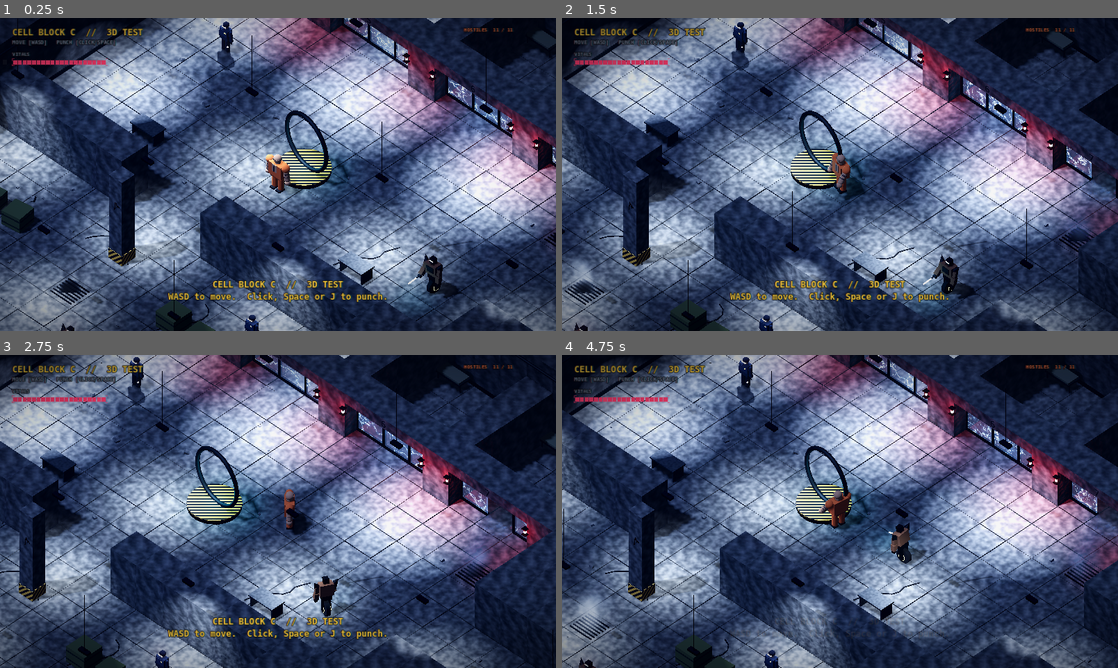
Above: before the commit, frames 1-4 (two rows, left to right).
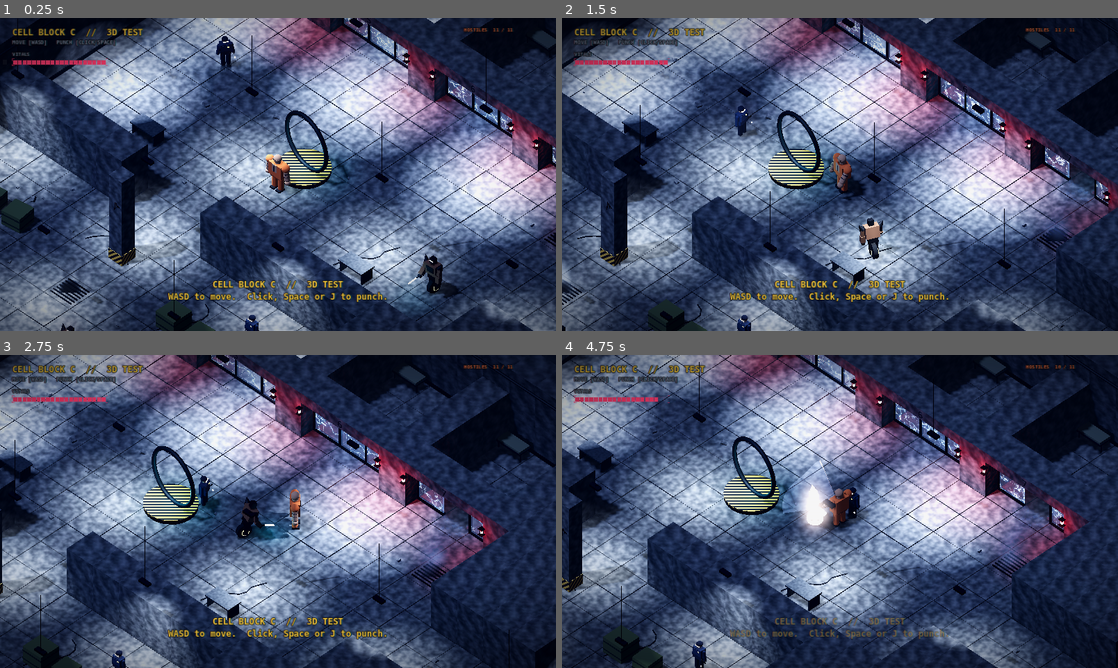
Above: after the commit, the same moments.

Repository: Noj-eng/inescapable-prison
Game: Godot game, scene res://scenes/cellblock_3d.tscn
The game is run twice, just before and just after one commit, with the same random seed, the same clock (stepped at 60 frames per second) and the same inputs. This scene is started directly instead of the project's main scene.
Inputs (mouse positions are in pixels of both pictures, inside the frame that each line leads up to):
- Up to frame 1 (0.25 s): no input
- Up to frame 2 (1.5 s): tap Enter at 0.5 s; move the mouse to (962, 158) at 0.52 s; hold D 0.53-1.25 s; tap R at 0.6 s; click (962, 158) at 0.67 s; tap Space at 0.77 s; drag from (728, 190) to (812, 237) at 1.27 s
- Up to frame 3 (2.75 s): move the mouse to (333, 442) at 2.02 s; hold D from 2.03 s (still down); hold E from 2.03 s (still down)
- Up to frame 4 (4.75 s): release D at 2.75 s; release E at 2.75 s; drag from (812, 574) to (673, 464) at 2.77 s; move the mouse to (1006, 558) at 3.52 s; hold A 3.53-4.25 s; tap 2 at 3.6 s; tap Space at 3.77 s; drag from (673, 464) to (756, 433) at 4.27 s

The runs differ from the first frame. In frame 1, 0.4% of the frame differs, in the area x 38-45%, y 1-19%; in frame 2, 58%; in frame 3, 66%; in frame 4, 78%, in the area x 0-100%, y 0-100%.

Commit message:
Faster, more urgent 3D test: everyone runs, aftershocks
Speeds live in scripts/3d/tuning_3d.gd. Meshy run clips are borrowed from
<name>_run.glb and played at a pace matched to ground speed. Periodic
aftershocks shake the camera and flicker the lamps.

Co-Authored-By: Claude Opus 5.5 <noreply@anthropic.com>
Claude-Session: https://claude.ai/code/session_01Gct3uL3DFKS75zeRECKKZQ

Diff:
--- a/scripts/3d/cellblock_3d.gd
+++ b/scripts/3d/cellblock_3d.gd
@@ -7,6 +7,7 @@
 ##
 ## Run it by opening scenes/cellblock_3d.tscn and pressing F6.
 
+const Tune := preload("res://scripts/3d/tuning_3d.gd")
 const Look := preload("res://scripts/3d/look_3d.gd")
 const VictorScript := preload("res://scripts/3d/victor_3d.gd")
 const GuardScript := preload("res://scripts/3d/guard_3d.gd")
@@ -33,6 +34,9 @@
 var _red_lights: Array[OmniLight3D] = []
 var _glass_lights: Array[OmniLight3D] = []
 var _shake := 0.0
+var _lamps: Array[SpotLight3D] = []
+var _aftershock_in := 6.0
+var _quake := 0.0
 var _t := 0.0
 var _rng := RandomNumberGenerator.new()
 var _lift_mat: StandardMaterial3D
@@ -358,6 +362,7 @@
 			spot.position = at + Vector3(0, 5.6, 0)
 			spot.rotation_degrees = Vector3(-90, 0, 0)
 			add_child(spot)
+			_lamps.append(spot)
 			count += 1
 			# the fixture itself, hanging on a cable out of the dark
 			Look.box(self, Vector3(0.7, 0.15, 0.3), at + Vector3(0, 5.75, 0), Look.steel(Color("2a2c31")))
@@ -583,6 +588,16 @@
 	focus = focus.lerp(goal, minf(1.0, delta * 6.0)) if _t >= 0.1 else goal
 	camera.global_position = focus + offset
 	camera.look_at(focus, Vector3.UP)
+	# aftershocks: the quake that freed Victor isn't finished
+	_aftershock_in -= delta
+	if _aftershock_in <= 0.0 and not _game_over:
+		_aftershock_in = _rng.randf_range(Tune.AFTERSHOCK_MIN_GAP, Tune.AFTERSHOCK_MAX_GAP)
+		_quake = 1.4
+		shake(Tune.AFTERSHOCK_SHAKE)
+	_quake = maxf(0.0, _quake - delta)
+	for i in _lamps.size():
+		var flicker := _quake > 0.0 and _rng.randf() < 0.35 + 0.1 * (i % 3)
+		_lamps[i].light_energy = 14.0 * (0.12 if flicker else 1.0)
 	_shake = move_toward(_shake, 0.0, delta * 1.5)
 	camera.h_offset = _rng.randf_range(-1, 1) * _shake
 	camera.v_offset = _rng.randf_range(-1, 1) * _shake
--- a/scripts/3d/guard_3d.gd
+++ b/scripts/3d/guard_3d.gd
@@ -11,12 +11,13 @@
 signal defeated(at: Vector3)
 
 const Look := preload("res://scripts/3d/look_3d.gd")
-const WAKE_DISTANCE := 10.0
+const Tune := preload("res://scripts/3d/tuning_3d.gd")
+const WAKE_DISTANCE := Tune.GUARD_WAKE_DISTANCE
 const GUARD_HEIGHT := 1.95
 const MeshyRig := preload("res://scripts/3d/meshy_rig.gd")
 const ROBOT_HEIGHT := 2.5          # metres: a head taller than Victor
 const SWING_RANGE := 1.5
-const SWING_WINDUP := 0.55
+const SWING_WINDUP := Tune.ROBOT_SWING_WINDUP
 const SWING_STRIKE := 0.12
 const SWING_RECOVER := 0.5
 
@@ -24,7 +25,7 @@
 var target: Node3D
 var hp := 3.0
 var active := false
-var speed := 2.6
+var speed := Tune.GUARD_SPEED
 
 var _knock := Vector3.ZERO
 var _flash := 0.0
@@ -74,7 +75,7 @@
 	add_child(_body)
 	if kind == "robot":
 		hp = 4.0
-		speed = 2.4
+		speed = Tune.ROBOT_SPEED
 		cap.radius = 0.45
 		cap.height = 2.2
 		shape.position.y = 1.1
@@ -421,7 +422,7 @@
 		_body.rotation.z = sin(_t * 2.3) * 0.035
 		_pose_arms()
 	elif _mrig:
-		_mrig.update(delta, move != Vector3.ZERO, speed / 1.6)
+		_mrig.update(delta, move != Vector3.ZERO, Vector2(velocity.x, velocity.z).length())
 	else:
 		_body.position.y = absf(sin(_walk)) * 0.04
 		_body.rotation.z = sin(_walk) * 0.05
--- a/scripts/3d/meshy_rig.gd
+++ b/scripts/3d/meshy_rig.gd
@@ -11,13 +11,17 @@
 var skel: Skeleton3D
 var anim: AnimationPlayer
 var bones := {}            # "arm_r", "fore_r", "hand_r", "arm_l", ..., "spine", "hips"
-var move_clip := ""
+var move_clip := ""        # the walk clip (also used for the standing pose)
+var run_clip := ""         # from <name>_run.glb, when that file is there
+var walk_pace := 1.4       # metres per second the walk clip was made for
+var run_pace := 3.6        # ...and the run clip
 var stand_time := 0.0
 var overlay: StandardMaterial3D
 var freeze_legs := false   # one-wheel robot: its "legs" are the wheel, never bend them
 var _leg_bones: Array[int] = []
 var _hips_rest := Vector3.ZERO
 static var _announced: Array[String] = []
+static var _run_cache := {}
 
 
 ## Finds res://models/<name>, ignoring upper/lower case (Windows doesn't care
@@ -37,7 +41,31 @@
 static func load_into(parent: Node3D, path: String, height: float) -> RefCounted:
 	var rig = load("res://scripts/3d/meshy_rig.gd").new()
 	rig._load(parent, path, height)
+	# Meshy exports walking and running as separate files: borrow the run
+	# clip from e.g. victor_run.glb if it sits next to victor.glb
+	var run_path := find(path.get_file().get_basename() + "_run.glb")
+	if run_path != "":
+		rig._add_run_clip(run_path)
 	return rig
+
+
+func _add_run_clip(path: String) -> void:
+	if not anim:
+		return
+	if not _run_cache.has(path):
+		# load each run file once, however many guards use it
+		var other: Node = (load(path) as PackedScene).instantiate()
+		var players := other.find_children("*", "AnimationPlayer", true, false)
+		if players.size() > 0 and players[0].get_animation_list().size() > 0:
+			var src: AnimationPlayer = players[0]
+			var a: Animation = src.get_animation(src.get_animation_list()[0]).duplicate()
+			a.loop_mode = Animation.LOOP_LINEAR
+			_run_cache[path] = a
+			print("Meshy run clip loaded: ", path)
+		other.free()
+	if _run_cache.has(path):
+		anim.get_animation_library("").add_animation("Run", _run_cache[path])
+		run_clip = "Run"
 
 
 func _load(parent: Node3D, path: String, height: float) -> void:
@@ -59,6 +87,10 @@
 	if box.size.y > 0.01:
 		var s := height / box.size.y
 		model.scale = Vector3.ONE * s
+		# Mixamo clips are made for a ~1.7 m person: a bigger body covers
+		# more ground per step
+		walk_pace = 1.4 * height / 1.7
+		run_pace = 3.6 * height / 1.7
 		model.position.y = -box.position.y * s
 	# a see-through white layer over every mesh, for the hit flash
 	overlay = StandardMaterial3D.new()
@@ -108,12 +140,20 @@
 			stand_time = t
 
 
-func update(delta: float, moving: bool, speed := 1.0) -> void:
+## ground_speed: how fast the body is really moving, in metres per second.
+## Picks walk or run and plays it at the matching pace so feet don't slide.
+func update(delta: float, moving: bool, ground_speed := 0.0) -> void:
 	if anim and move_clip != "":
-		if moving:
-			anim.speed_scale = speed
+		if moving and ground_speed > 0.05:
+			var use_run := run_clip != ""   # after the quake everyone runs (Jon)
+			var clip := run_clip if use_run else move_clip
+			if anim.current_animation != clip:
+				anim.play(clip, 0.12)
+			anim.speed_scale = clampf(ground_speed / (run_pace if use_run else walk_pace), 0.4, 2.5)
 			anim.advance(delta)
 		else:
+			if anim.current_animation != move_clip:
+				anim.play(move_clip)
 			anim.seek(stand_time, true)
 	if skel and freeze_legs:
 		for i in _leg_bones:
--- /dev/null
+++ b/scripts/3d/tuning_3d.gd
@@ -0,0 +1,20 @@
+extends RefCounted
+## Easy-to-tweak numbers for the 3D test. Change a value, save, press F6.
+## Speeds are in metres per second (Victor is 2.2 m tall).
+
+# --- Victor --------------------------------------------------------------------
+const VICTOR_SPEED := 6.2          # was 4.2 (walking pace)
+const VICTOR_PUNCH_SLOWDOWN := 0.5 # fraction of speed kept while punching
+
+# --- Guards --------------------------------------------------------------------
+const GUARD_SPEED := 4.8           # was 2.6
+const GUARD_WAKE_DISTANCE := 12.0  # how close Victor gets before they charge
+
+# --- Detention Unit robot --------------------------------------------------------
+const ROBOT_SPEED := 4.4           # was 2.4
+const ROBOT_SWING_WINDUP := 0.45   # seconds the baton is raised before it falls
+
+# --- Aftershocks (the quake isn't over) ------------------------------------------
+const AFTERSHOCK_MIN_GAP := 8.0    # seconds between tremors, at least...
+const AFTERSHOCK_MAX_GAP := 15.0   # ...and at most
+const AFTERSHOCK_SHAKE := 0.45     # camera shake strength
--- a/scripts/3d/victor_3d.gd
+++ b/scripts/3d/victor_3d.gd
@@ -12,7 +12,8 @@
 const ARC_SHADER := preload("res://shaders/punch_arc_3d.gdshader")
 const MeshyRig := preload("res://scripts/3d/meshy_rig.gd")
 const HEIGHT := 2.2               # metres: Victor is a big man
-const SPEED := 4.2
+const Tune := preload("res://scripts/3d/tuning_3d.gd")
+const SPEED := Tune.VICTOR_SPEED
 const PUNCH_REACH := 1.9
 const PUNCH_ARC := 0.5            # cos(60 degrees) -> 120-degree arc
 const PUNCH_COOLDOWN := 0.24
@@ -281,7 +282,7 @@
 	if punching and _punch_cooldown <= 0.0:
 		_punch()
 
-	var speed := SPEED * (0.5 if _punch_time > 0.0 else 1.0)
+	var speed := SPEED * (Tune.VICTOR_PUNCH_SLOWDOWN if _punch_time > 0.0 else 1.0)
 	var flat := move * speed + _knock
 	_knock = _knock.move_toward(Vector3.ZERO, 30.0 * delta)
 	velocity = Vector3(flat.x, velocity.y, flat.z)
@@ -301,7 +302,7 @@
 
 func _animate(walking: bool) -> void:
 	if _mrig:
-		_mrig.update(get_physics_process_delta_time(), walking, 1.15)
+		_mrig.update(get_physics_process_delta_time(), walking, Vector2(velocity.x, velocity.z).length())
 		# the punch: throw the arm forward, twist the shoulders into it
 		var pk := 1.0 - _punch_time / PUNCH_ANIM if _punch_time > 0.0 else 0.0
 		var throw := sin(pk * PI) if _punch_time > 0.0 else 0.0
Not shown, added: scripts/3d/tuning_3d.gd.uid
